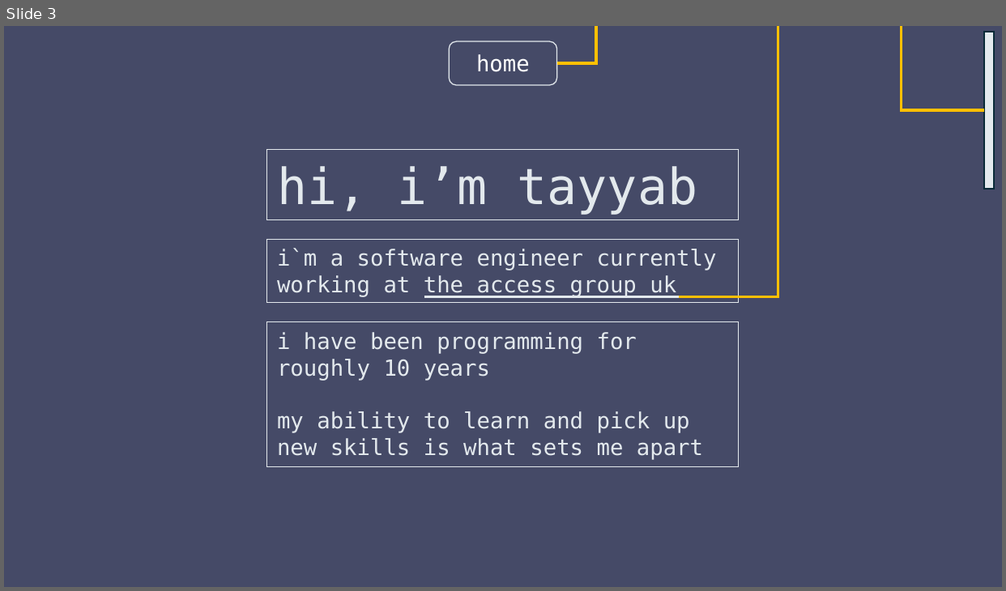
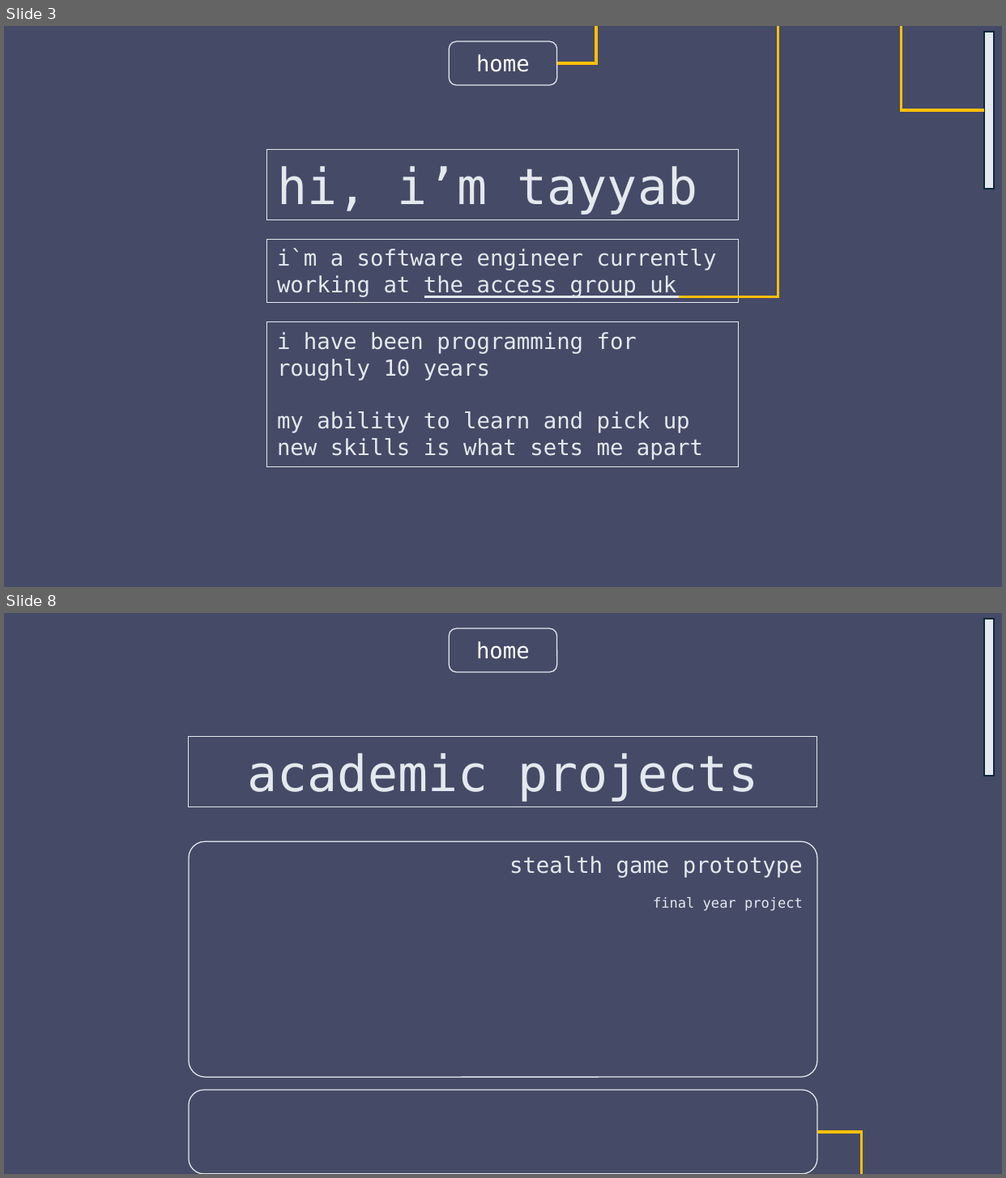
Before and after one commit to tayyab-07/Codecademy-Full-Stack, a slide deck: Portfolio-Project-Personal-Portfolio-Website/Wireframes.pptx. Shown one above the other, each under a label of ours: slide 3 before the commit, slides 3 and 8 after it; the slides between them are not shown. The pictures are 1006x591 and 1006x1178 pixels, drawn with LibreOffice and Linux fonts; fonts in the diff are those of the drawing; background and template pictures are left out. Boxes give left, top, right and bottom in pixels: in the first picture for what was removed or moved away, otherwise in the second. Text is boxed around its words. In the diff, an @@ line names an element or a change of style, - is before the commit and + after.

Commit message:
finished basic wireframes. started development.
- image corrections on fotomatic project for more appealing screenshots.

```diff
--- a/Portfolio-Project-Personal-Portfolio-Website/Wireframes.pptx
+++ b/Portfolio-Project-Personal-Portfolio-Website/Wireframes.pptx
@@ slide 8 added at (x1=4, y1=613, x2=1002, y2=1174), background picture (left out) @@
@@ rectangle added at (x1=4, y1=613, x2=1002, y2=1174), fill #171D41 at 80% opacity @@
@@ rounded rectangle added at (x1=449, y1=628, x2=557, y2=672), outline #E3E9ED 0.75 pt, 16 pt, text #FFFFFF @@
+home
@@ rectangle added at (x1=984, y1=619, x2=994, y2=776), fill #E3E9ED, outline #092A39 1.5 pt @@
@@ rectangle added at (x1=189, y1=737, x2=817, y2=807), outline #E3E9ED 0.75 pt, 36 pt, text #E3E9ED @@
+academic projects
@@ rounded rectangle added at (x1=189, y1=841, x2=817, y2=1077), outline #E3E9ED 0.75 pt, 16 pt, text #E3E9ED @@
+stealth game prototype
+final year project
@@ rounded rectangle added at (x1=189, y1=1090, x2=817, y2=1174), outline #E3E9ED 0.75 pt @@
@@ elbow arrow added from (817, 1132) to (861, 1174), #FFC000 2 pt @@
```
Also in this commit, not shown: 1 slide changed, 5 other slides added, 1 slide removed, 10 other files.
